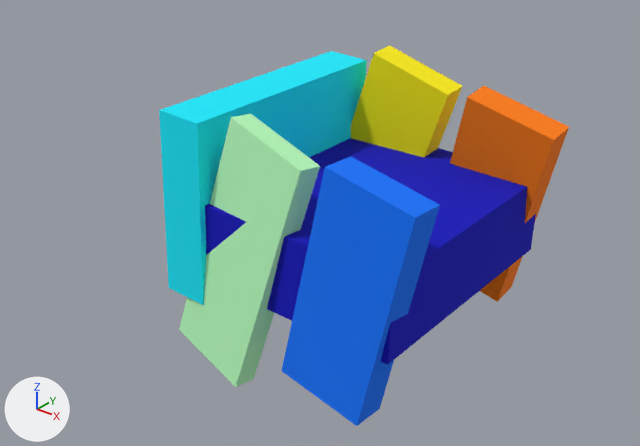
An edit to the OBJ model train_preds/train_1_6c36a5b107e83d331191025061735ea3.obj, drawn before and after from the same camera.
Camera for both pictures: a 50 mm lens placed at (1.138, -1.557, 0.939), pointed at (-0.124, 0.021, -0.039). Lighting does not change. The marker at lower left points along +X, +Y and +Z. Where no turn or scale is listed for an object, it has been applied to the vertices.

Before the edit, the objects in view are built like this:
```python
mat_m1 = principled_material('m1')
mat_m1.base_color = (0.0, 0.172, 1.0)  # blue #0073ff
mat_m1.roughness = 1.0
me_train_1_6c36a5b107e83d331191025061735ea3 = bpy.data.meshes.new('train_1_6c36a5b107e83d331191025061735ea3')
me_train_1_6c36a5b107e83d331191025061735ea3.from_pydata(...)  # 48 vertices, 72 faces; spans x -0.31..0.379, y -0.361..0.373, z -0.306..0.362
# faces by material slot: [12, 12, 12, 12, 12, 12]
me_train_1_6c36a5b107e83d331191025061735ea3.materials.append(mat_m0)  # blue #0000be
me_train_1_6c36a5b107e83d331191025061735ea3.materials.append(mat_m1)  # blue #0073ff
me_train_1_6c36a5b107e83d331191025061735ea3.materials.append(mat_m2)  # cyan #00ebff
me_train_1_6c36a5b107e83d331191025061735ea3.materials.append(mat_m3)  # green #b9ffbe
me_train_1_6c36a5b107e83d331191025061735ea3.materials.append(mat_m4)  # yellow #ffef00
me_train_1_6c36a5b107e83d331191025061735ea3.materials.append(mat_m5)  # orange #ff7c00
ob_train_1_6c36a5b107e83d331191025061735ea3 = bpy.data.objects.new('train_1_6c36a5b107e83d331191025061735ea3', me_train_1_6c36a5b107e83d331191025061735ea3)
ob_train_1_6c36a5b107e83d331191025061735ea3.location = (0.0, 0.0, 0.0)
```
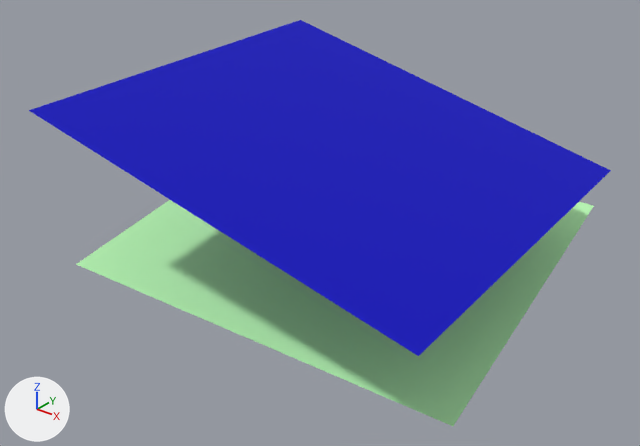
Boxes [x1, y1, x2, y2] around the edits, measured in the pictures (640 x 446 px):
'train_1_6c36a5b107e83d331191025061735ea3', recoloured, reshaped (42% wider, 7% taller): before [159, 45, 569, 426]; after [29, 20, 611, 426]

What the commit changed:
Material 'm1' (mat_m1) changes colour from blue #0073ff to green #beffb9; in linear values from (0.0, 0.172, 1.0) to (0.516, 1.0, 0.484).
me_train_1_6c36a5b107e83d331191025061735ea3 is used by ob_train_1_6c36a5b107e83d331191025061735ea3; location (0.0, 0.0, 0.0).
me_train_1_6c36a5b107e83d331191025061735ea3 had 48 vertices, 72 faces and spanned x -0.31..0.379, y -0.361..0.373, z -0.306..0.362.
me_train_1_6c36a5b107e83d331191025061735ea3 now has 12 vertices, 14 faces and spans x -0.663..0.477, y -0.524..0.698, z -0.194..0.333.
me_train_1_6c36a5b107e83d331191025061735ea3 part 1: the whole mesh is rebuilt.
me_train_1_6c36a5b107e83d331191025061735ea3 no longer uses material mat_m2 (cyan #00ebff).
me_train_1_6c36a5b107e83d331191025061735ea3 no longer uses material mat_m3 (green #b9ffbe).
me_train_1_6c36a5b107e83d331191025061735ea3 no longer uses material mat_m4 (yellow #ffef00).
me_train_1_6c36a5b107e83d331191025061735ea3 no longer uses material mat_m5 (orange #ff7c00).
